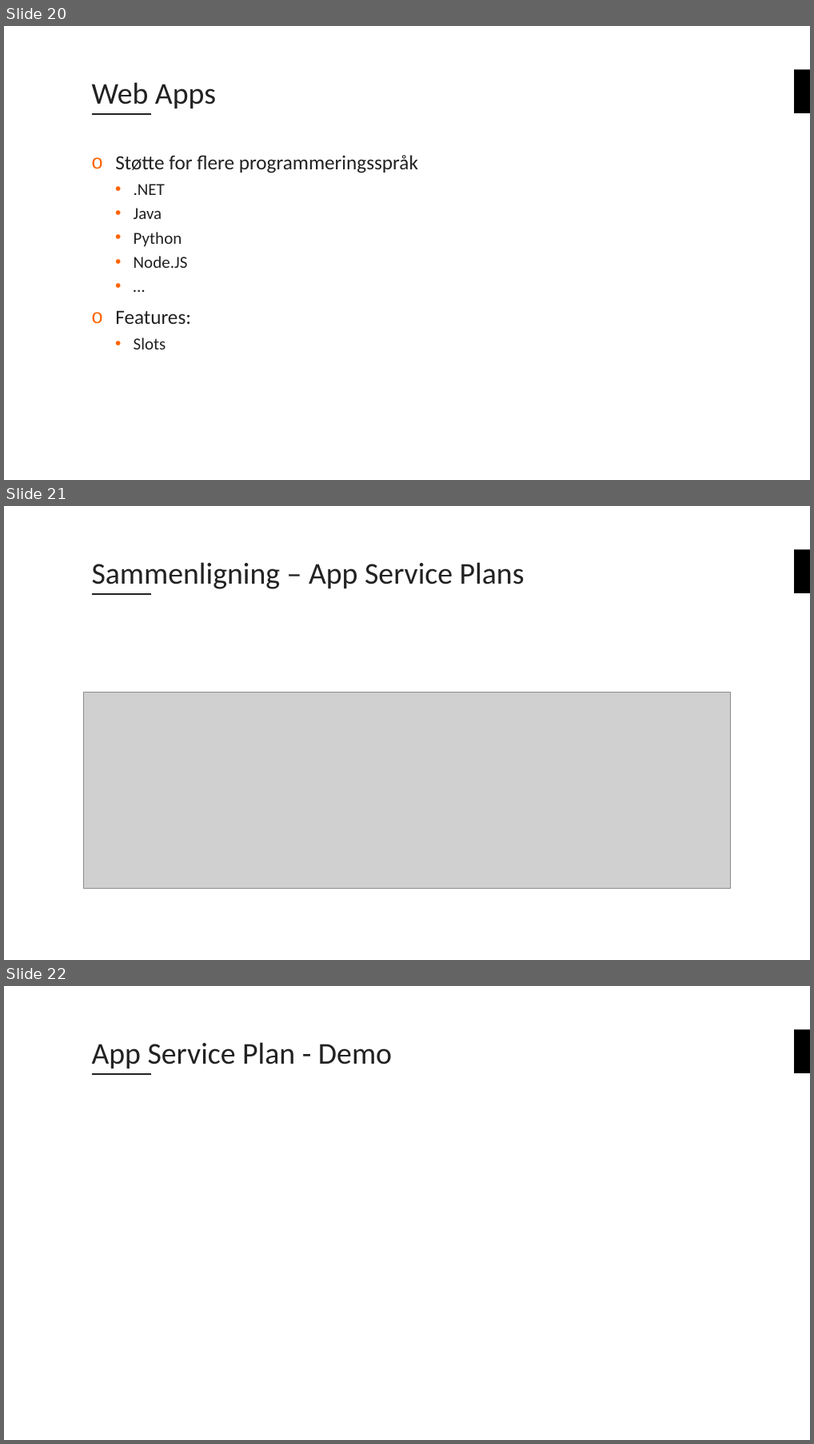
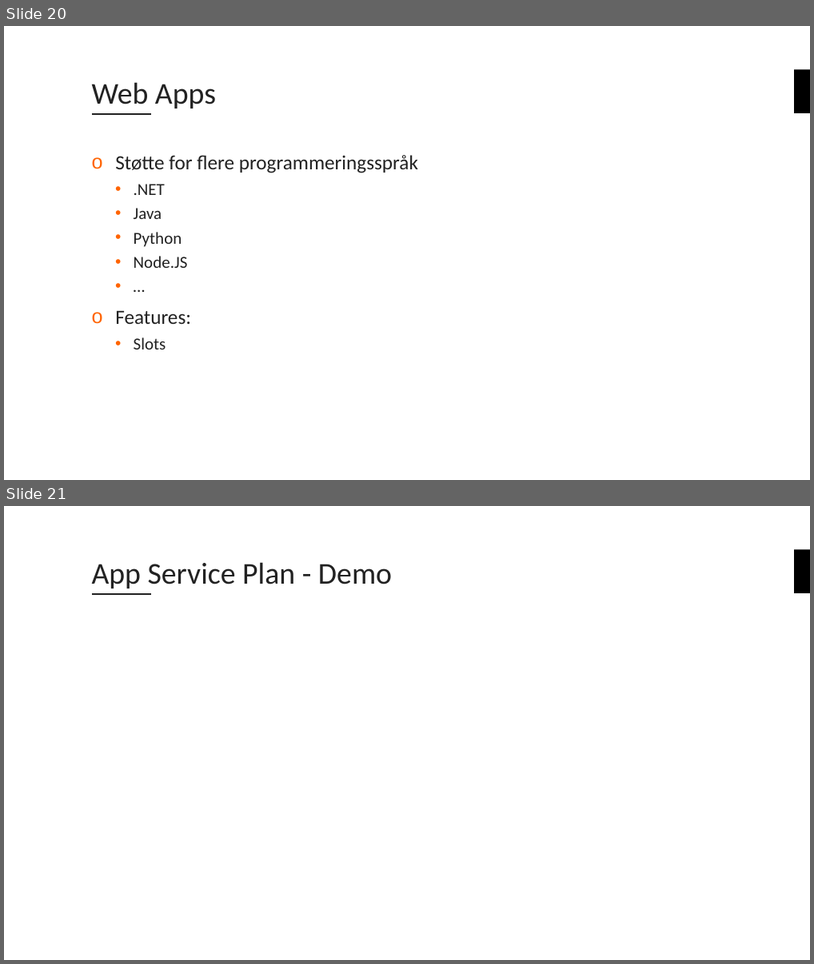
Before and after one commit to bouvet/azure-workshops, a slide deck: Workshop_1/Presentasjon/Azureskolen-Workshop#1.pptx. Shown one above the other, each under a label of ours: slides 20, 21 and 22 before the commit, slides 20 and 21 after it. The pictures are 814x1444 and 814x964 pixels, drawn with LibreOffice and Linux fonts; fonts in the diff are those of the drawing; grey boxes stand for pictures; background and template pictures are left out. Boxes give left, top, right and bottom in pixels: in the first picture for what was removed or moved away, otherwise in the second. Text is boxed around its words. In the diff, an @@ line names an element or a change of style, - is before the commit and + after.

```diff
--- a/Workshop_1/Presentasjon/Azureskolen-Workshop#1.pptx
+++ b/Workshop_1/Presentasjon/Azureskolen-Workshop#1.pptx
@@ slide 21 removed at [4, 506, 810, 960], background #FFFFFF; not listed: 2 template elements that a slide beside it also shows @@
@@ title removed at [92, 562, 525, 589] @@
-Sammenligning – App Service Plans
@@ picture removed at [84, 692, 730, 888] @@
@@ what was slide 22 is now slide 21 @@
```
Also in this commit, not shown: 10 slides changed, 2 slides added.
